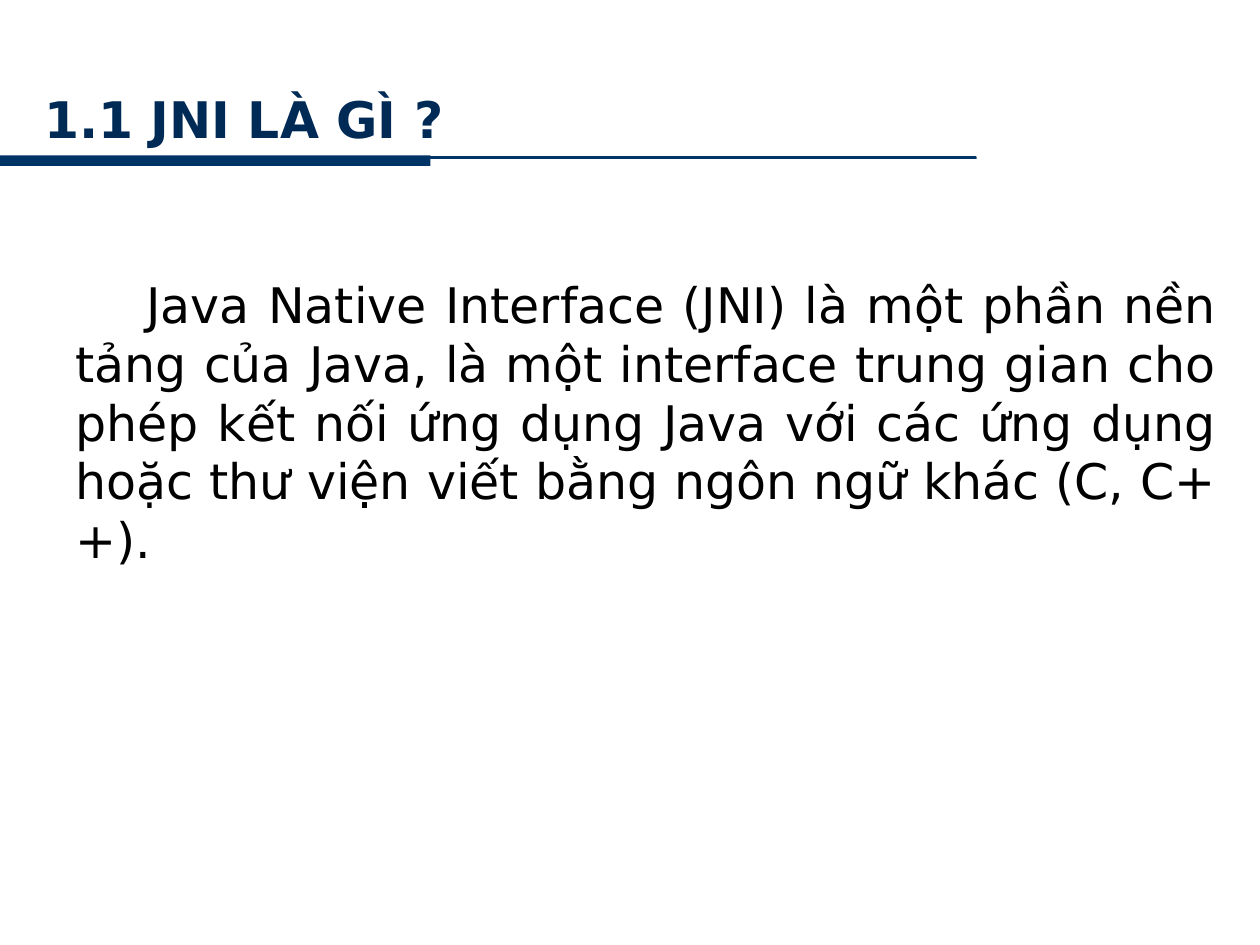
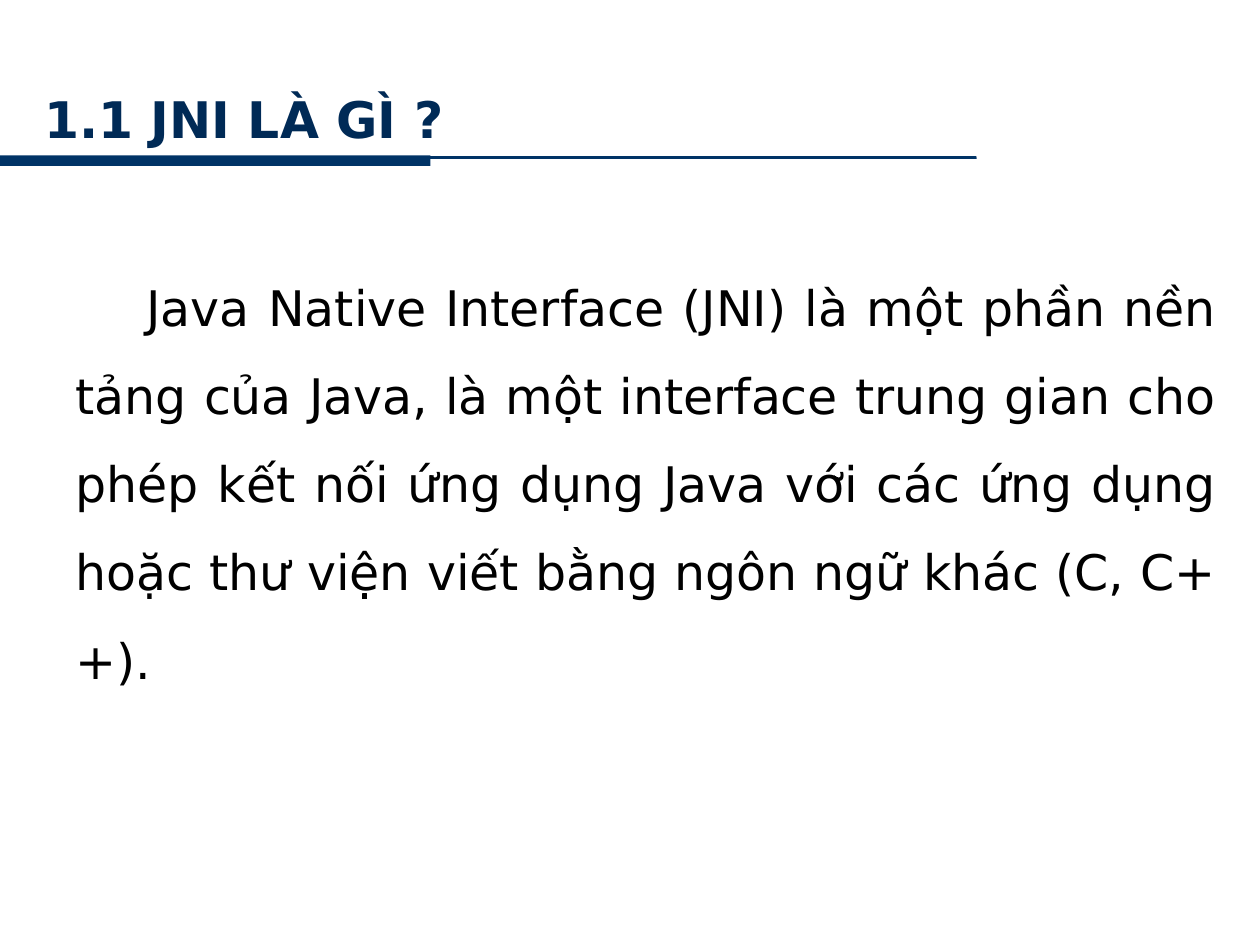
Before and after one commit to minhkhanh/UofS-Java, a slide deck: slide 4 of Seminar_JNI/Slide_00.pptx. Drawn at 1260x945 pixels with LibreOffice and Linux fonts; fonts in the diff are those of the drawing; background and template pictures are left out. Boxes give left, top, right and bottom in pixels: in the first picture for what was removed or moved away, otherwise in the second. Text is boxed around its words. In the diff, an @@ line names an element or a change of style, - is before the commit and + after.

```diff
--- a/Seminar_JNI/Slide_00.pptx
+++ b/Seminar_JNI/Slide_00.pptx
@@ text "Java Native Interface (JNI) là ..." at <box>76,286,1216,601</box>: line spacing 1 to 1.5; more space between paragraphs @@
```
Also in this commit, not shown: 22 other slides changed.
